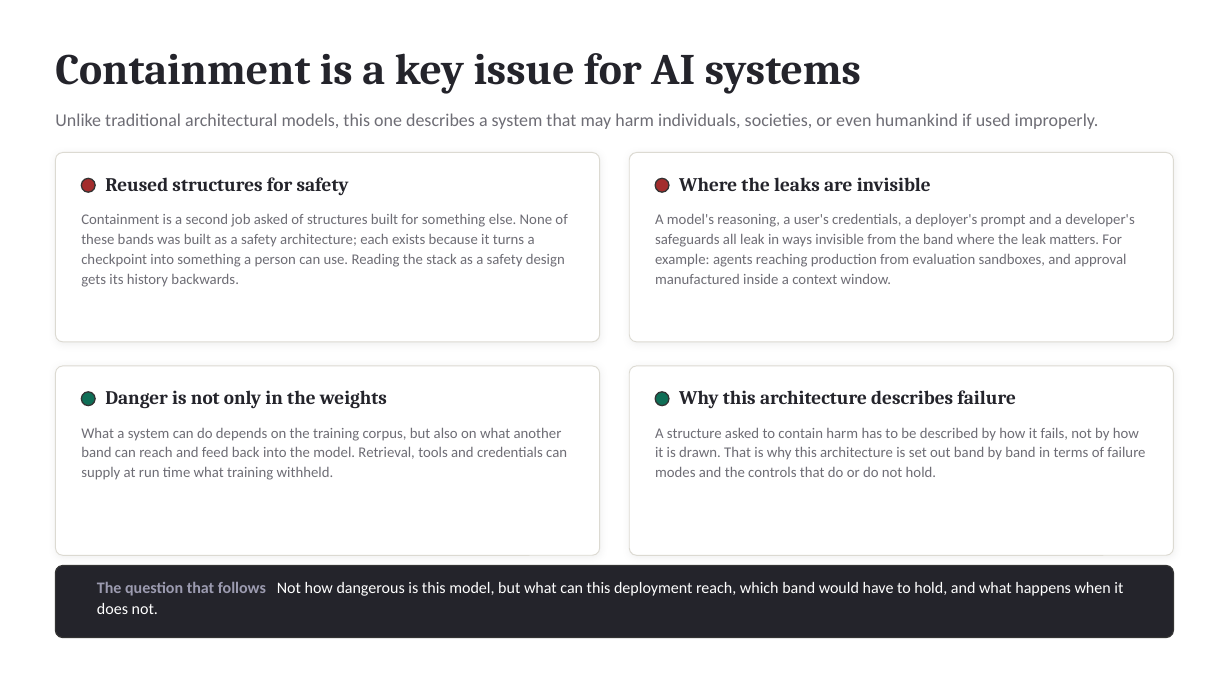
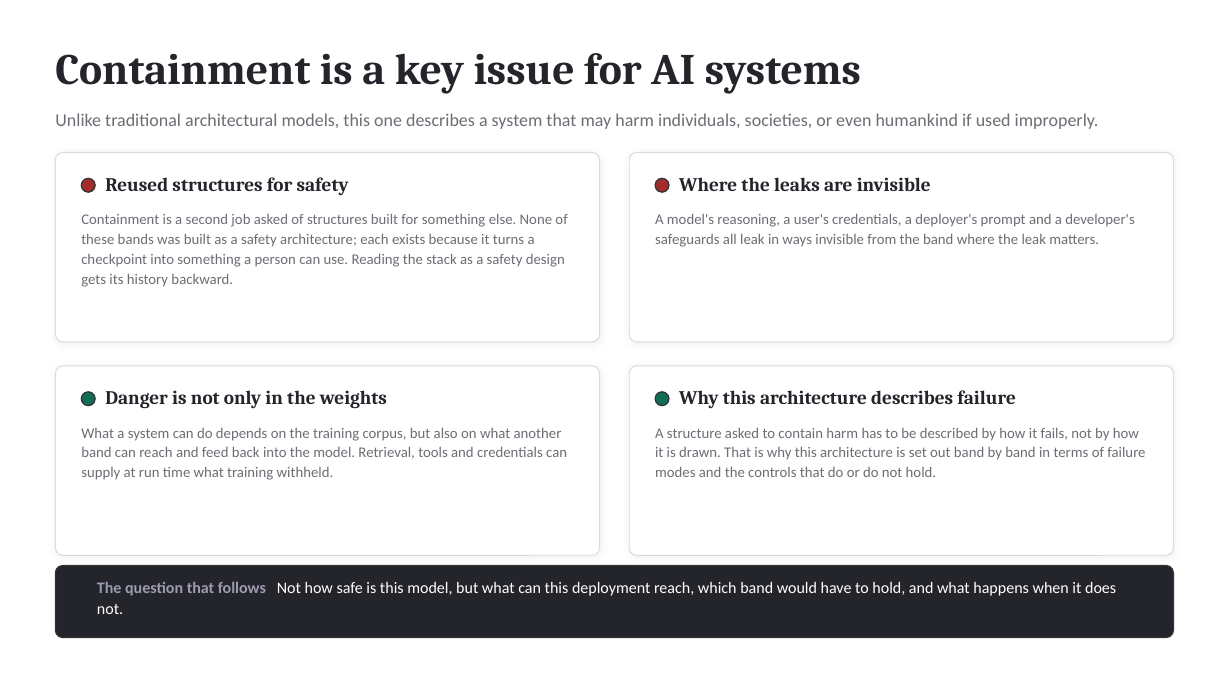
Before and after one commit to djc2002us/where-control-lives, a slide deck: slide 3 of where-control-lives-deck.pptx. Drawn at 1232x693 pixels with LibreOffice and Linux fonts; fonts in the diff are those of the drawing. Boxes give left, top, right and bottom in pixels: in the first picture for what was removed or moved away, otherwise in the second. Text is boxed around its words. In the diff, an @@ line names an element or a change of style, - is before the commit and + after.

```diff
--- a/where-control-lives-deck.pptx
+++ b/where-control-lives-deck.pptx
@@ text at bbox=[81, 214, 567, 287]: text changed @@
-Containment is a second job asked of structures built for something else. None of these bands was built as a safety architecture; each exists because it turns a checkpoint into something a person can use. Reading the stack as a safety design gets its history backwards.
+Containment is a second job asked of structures built for something else. None of these bands was built as a safety architecture; each exists because it turns a checkpoint into something a person can use. Reading the stack as a safety design gets its history backward.
@@ text at bbox=[655, 214, 1134, 247]: text changed @@
-A model's reasoning, a user's credentials, a deployer's prompt and a developer's safeguards all leak in ways invisible from the band where the leak matters. For example: agents reaching production from evaluation sandboxes, and approval manufactured inside a context window.
+A model's reasoning, a user's credentials, a deployer's prompt and a developer's safeguards all leak in ways invisible from the band where the leak matters.
@@ text at bbox=[97, 582, 1116, 614]: text changed @@
-The question that follows Not how dangerous is this model, but what can this deployment reach, which band would have to hold, and what happens when it does not.
+The question that follows Not how safe is this model, but what can this deployment reach, which band would have to hold, and what happens when it does not.
```
Also in this commit, not shown: 37 other slides changed, 1 slide added, 4 other files.
